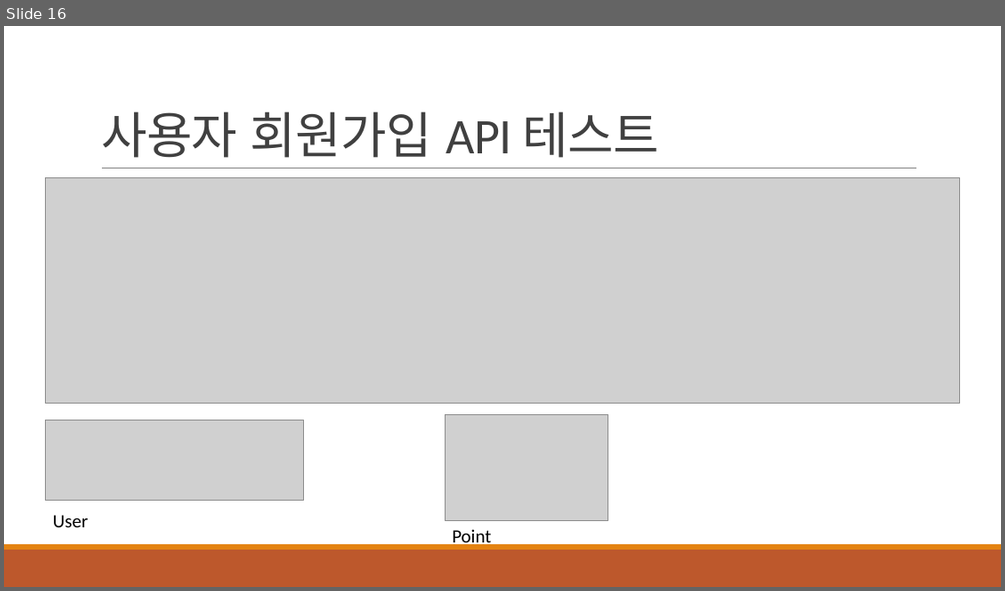
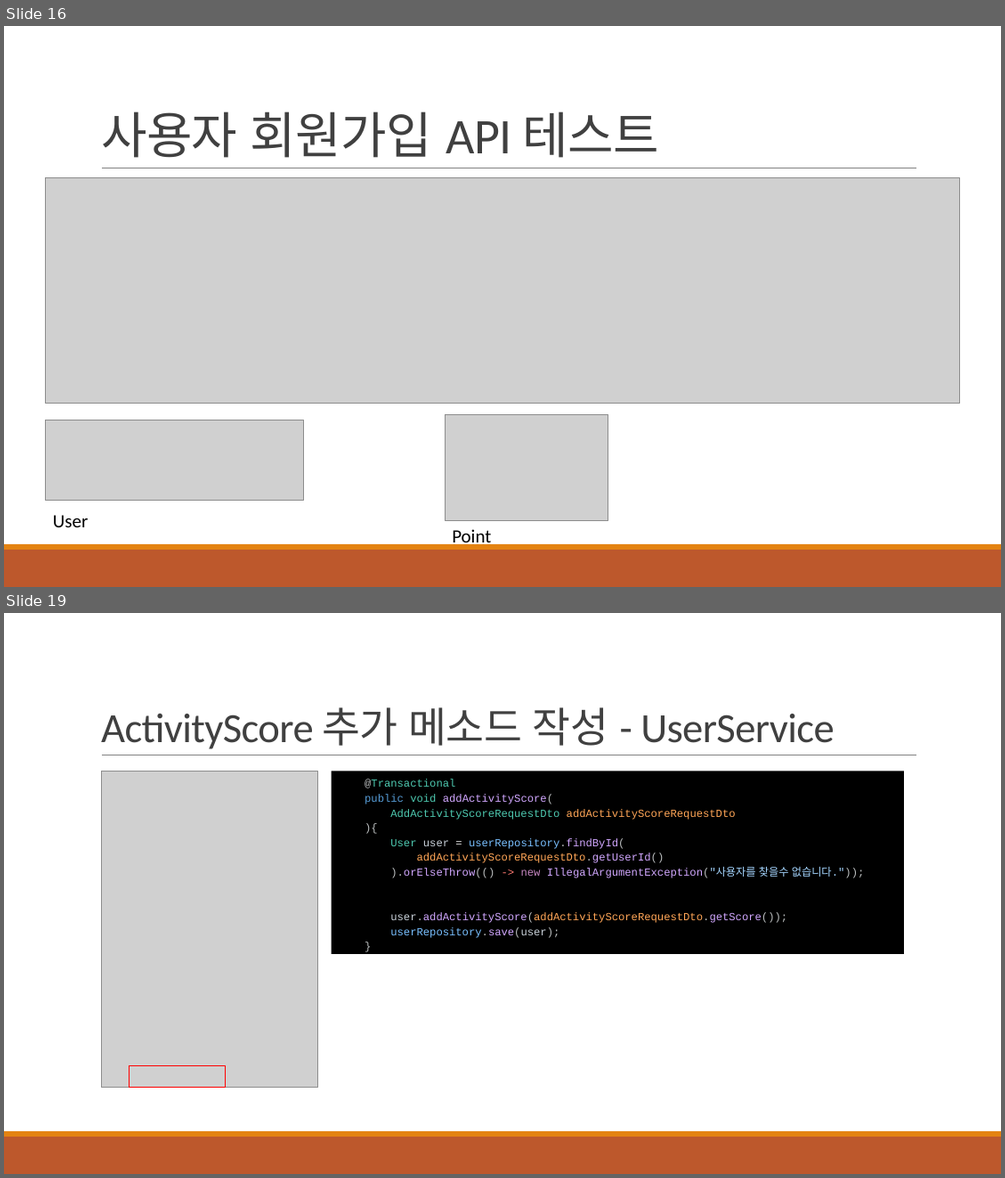
Before and after one commit to khb3025/study-msa, a slide deck: msa-ppt/3. 데이터 쓰기 API 구현.pptx. Shown one above the other, each under a label of ours: slide 16 before the commit, slides 16 and 19 after it; the slides between them are not shown. The pictures are 1005x591 and 1005x1178 pixels, drawn with LibreOffice and Linux fonts; fonts in the diff are those of the drawing; grey boxes stand for pictures. Boxes give left, top, right and bottom in pixels: in the first picture for what was removed or moved away, otherwise in the second. Text is boxed around its words. In the diff, an @@ line names an element or a change of style, - is before the commit and + after.

```diff
--- a/msa-ppt/3. 데이터 쓰기 API 구현.pptx
+++ b/msa-ppt/3. 데이터 쓰기 API 구현.pptx
@@ slide 19 added at <box>4,613,1001,1174</box>, background #FFFFFF; not listed: 3 template elements that a slide beside it also shows @@
@@ title added at <box>101,707,834,749</box>, 40 pt, text #404040 @@
+ActivityScore 추가 메소드 작성 - UserService
@@ picture added at <box>101,771,318,1087</box> @@
@@ rectangle added at <box>332,771,905,954</box>, fill #000000, 10.5 pt, text #D2A8FF @@
+@Transactional
+public void addActivityScore(
+AddActivityScoreRequestDto addActivityScoreRequestDto
+){
+User user = userRepository.findById(
+addActivityScoreRequestDto.getUserId()
+).orElseThrow(() -> new IllegalArgumentException("사용자를 찾을수 없습니다."));
+user.addActivityScore(addActivityScoreRequestDto.getScore());
+userRepository.save(user);
+}
@@ rectangle added at <box>129,1065,226,1087</box>, outline #FF0000 1.25 pt @@
```
Also in this commit, not shown: 1 slide changed, 11 other slides added, 8 other files.
